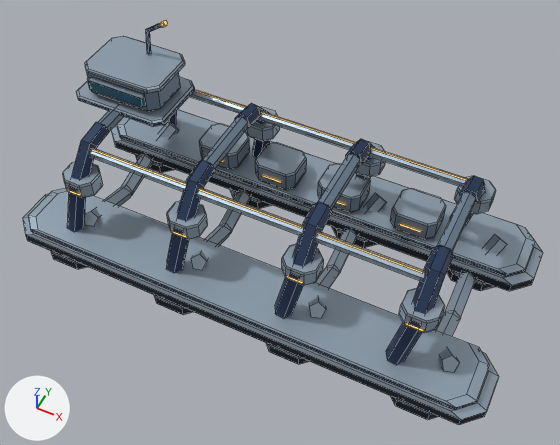
The Blender file assets/models/scenery/shipyard-transfer-dock.blend as it was, and as the next commit left it.
The view is the same before and after, from a camera (50 mm lens) standing at (6.56, -13.0, 17.71) and looking at (0.41, -0.7, 2.33). The lights are fixed; the arrows at lower left show +X, +Y and +Z. The picture after the commit comes second. Mesh edges are drawn as thin lines.

In view in the first picture: 'shipyard-transfer-dock'.
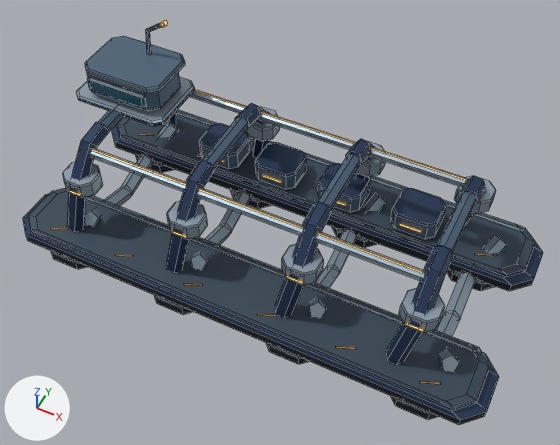
Where the change shows, as pixel boxes (x1, y1, x2, y2) in the pictures (560 x 445 px):
part 1 of me_shipyard_transfer_dock, added
    after: (336, 346, 356, 349)
part 2 of me_shipyard_transfer_dock, added
    after: (420, 381, 441, 384)
part 3 of me_shipyard_transfer_dock, added
    after: (65, 189, 477, 353)
part 4 of me_shipyard_transfer_dock, added
    after: (177, 112, 524, 232)
part 5 of me_shipyard_transfer_dock, recoloured
    both: (23, 123, 543, 419)
part 6 of me_shipyard_transfer_dock, recoloured (greyish blue to blue)
    both: (85, 36, 185, 90)
part 7 of me_shipyard_transfer_dock, recoloured (greyish blue to dark blue)
    both: (28, 110, 535, 408)

The change in detail:
Material 'Dock graphite walkway' (mat_dock_graphite_walkway) is new.
Its base color is (0.046, 0.072, 0.106) (dark blue #3d4c5c).
Its metallic is 0.37.
Its roughness is 0.63.
Material 'Dock ochre safety inlay' (mat_dock_ochre_safety_inlay) is new.
Its base color is (0.468, 0.25, 0.0742) (orange #b6894d).
Its metallic is 0.12.
Its roughness is 0.58.
me_shipyard_transfer_dock is used by ob_shipyard_transfer_dock; location (0.0, 0.0, 0.0).
me_shipyard_transfer_dock had 1486 vertices, 1186 faces and spanned x -6.95..6.95, y -3.23..3.23, z 0.0..6.1.
me_shipyard_transfer_dock now has 1598 vertices, 1270 faces and spans x -6.95..6.95, y -3.23..3.23, z 0.0..6.1.
me_shipyard_transfer_dock part 1: the loose piece of 8 vertices spanning x 3.11..3.75, y 1.3..1.38, z 1.52..1.6 is copied, and the copy is turned 22.4 degrees about the z axis through its middle and scaled by 0.778, then moved by (-0.13, -4.16, -0.33), in mat_dock_ochre_safety_inlay (orange #b6894d); it spans x 3.06..3.54, y -2.94..-2.69, z 1.2..1.25.
me_shipyard_transfer_dock part 2: the loose piece of 8 vertices spanning x 3.11..3.75, y 1.3..1.38, z 1.52..1.6 is copied, and the copy is turned 22.4 degrees about the z axis through its middle and scaled by 0.778, then moved by (2.07, -4.16, -0.33), in mat_dock_ochre_safety_inlay (orange #b6894d); it spans x 5.26..5.74, y -2.94..-2.69, z 1.2..1.25.
me_shipyard_transfer_dock part 3: the loose piece of 8 vertices spanning x -2.29..-1.23, y -3.15..-3.05, z 0.78..0.88 is copied, and the copy is scaled about its middle by (11.8, 0.872, 0.872), then moved by (1.76, 1.61, 0.41), in mat_orbital_freight_terminal_bevel (greyish blue #9eafbe); it spans x -6.25..6.25, y -1.53..-1.45, z 1.2..1.28.
me_shipyard_transfer_dock part 4: the loose piece of 8 vertices spanning x -1.2..-0.56, y 1.3..1.38, z 1.52..1.6 is copied, and the copy is scaled about its middle by (19.5, 1.14, 1.14), then moved by (0.88, 1.61, -0.32), in mat_orbital_freight_terminal_bevel (greyish blue #9eafbe); it spans x -6.25..6.25, y 2.91..2.99, z 1.2..1.28.
me_shipyard_transfer_dock part 5: 54 faces spanning x -6.95..6.95, y -3.23..3.23, z 0.89..1.89 switch from mat_orbital_freight_terminal_bevel (greyish blue #9eafbe) to mat_orbital_freight_terminal_body (dark blue #273b5b).
me_shipyard_transfer_dock part 6: 9 faces spanning x -5.95..-3.53, y -0.1..1.64, z 4.83..4.87 switch from mat_orbital_freight_terminal_bevel (greyish blue #9eafbe) to mat_dock_ceramic_shutters (blue #4f677d).
me_shipyard_transfer_dock part 7: 18 faces spanning x -6.65..6.65, y -3.15..3.15, z 1.17..1.22 switch from mat_orbital_freight_terminal_bevel (greyish blue #9eafbe) to mat_dock_graphite_walkway (dark blue #3d4c5c).
Other edits to the shape of me_shipyard_transfer_dock do not show in these pictures.
me_shipyard_transfer_dock gains material mat_dock_ochre_safety_inlay (orange #b6894d).
